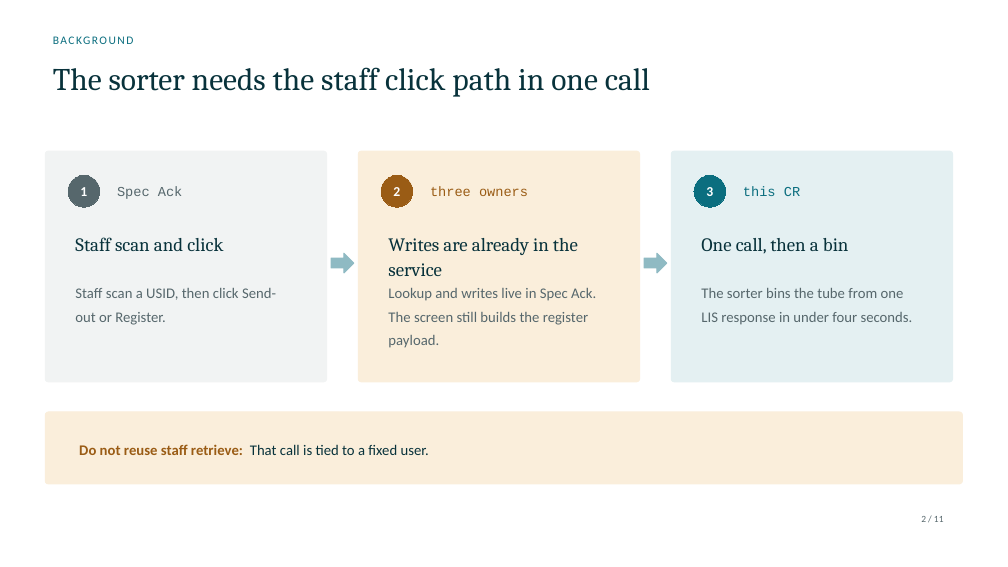
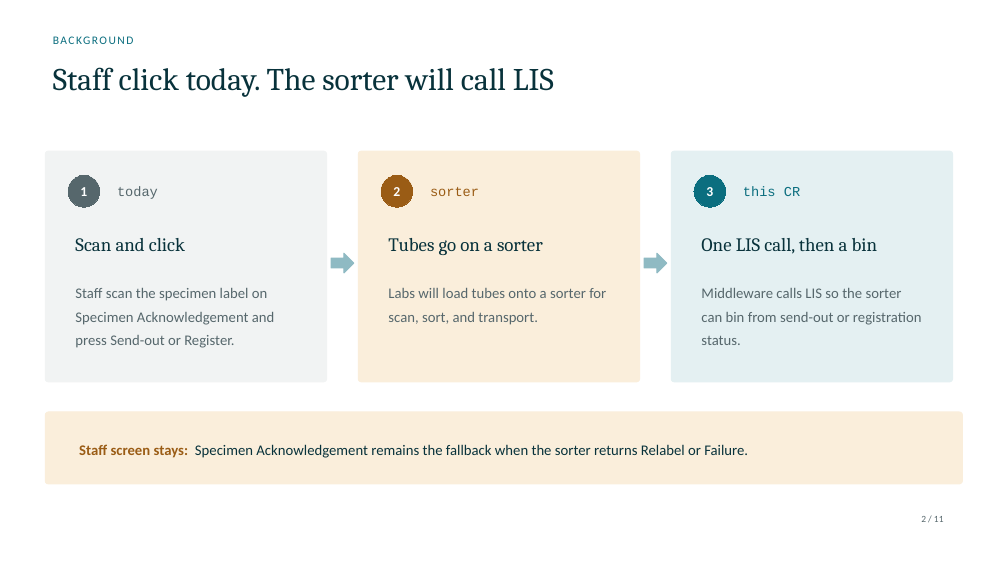
Before and after one commit to DragonChong/HA-Notes, a slide deck: slide 2 of SDLC/Projects/TMP-specimen-sorter-api — Specimen Sorter API/assets/Specimen Sorter API.pptx. Drawn at 1008x567 pixels with LibreOffice and Linux fonts; fonts in the diff are those of the drawing. Boxes give left, top, right and bottom in pixels: in the first picture for what was removed or moved away, otherwise in the second. Text is boxed around its words. In the diff, an @@ line names an element or a change of style, - is before the commit and + after.

```diff
--- a/SDLC/Projects/TMP-specimen-sorter-api — Specimen Sorter API/assets/Specimen Sorter API.pptx
+++ b/SDLC/Projects/TMP-specimen-sorter-api — Specimen Sorter API/assets/Specimen Sorter API.pptx
@@ text at [53,67,554,97]: text changed @@
-The sorter needs the staff click path in one call
+Staff click today. The sorter will call LIS
@@ text at [117,186,158,199]: text changed @@
-Spec Ack
+today
@@ text at [430,187,479,196]: text changed @@
-three owners
+sorter
@@ text at [75,238,185,251]: text changed @@
-Staff scan and click
+Scan and click
@@ text at [388,238,543,255]: text changed @@
-Writes are already in the service
+Tubes go on a sorter
@@ text at [701,238,878,254]: text changed @@
-One call, then a bin
+One LIS call, then a bin
@@ text at [75,288,275,348]: text changed @@
-Staff scan a USID, then click Send-out or Register.
+Staff scan the specimen label on Specimen Acknowledgement and press Send-out or Register.
@@ text at [388,288,606,325]: text changed @@
-Lookup and writes live in Spec Ack. The screen still builds the register payload.
+Labs will load tubes onto a sorter for scan, sort, and transport.
@@ text at [701,288,922,345]: text changed @@
-The sorter bins the tube from one LIS response in under four seconds.
+Middleware calls LIS so the sorter can bin from send-out or registration status.
@@ text at [79,444,748,458]: text changed @@
-Do not reuse staff retrieve: That call is tied to a fixed user.
+Staff screen stays: Specimen Acknowledgement remains the fallback when the sorter returns Relabel or Failure.
```
Also in this commit, not shown: 4 other slides changed, 4 slides added, 4 slides removed, 4 other files.
